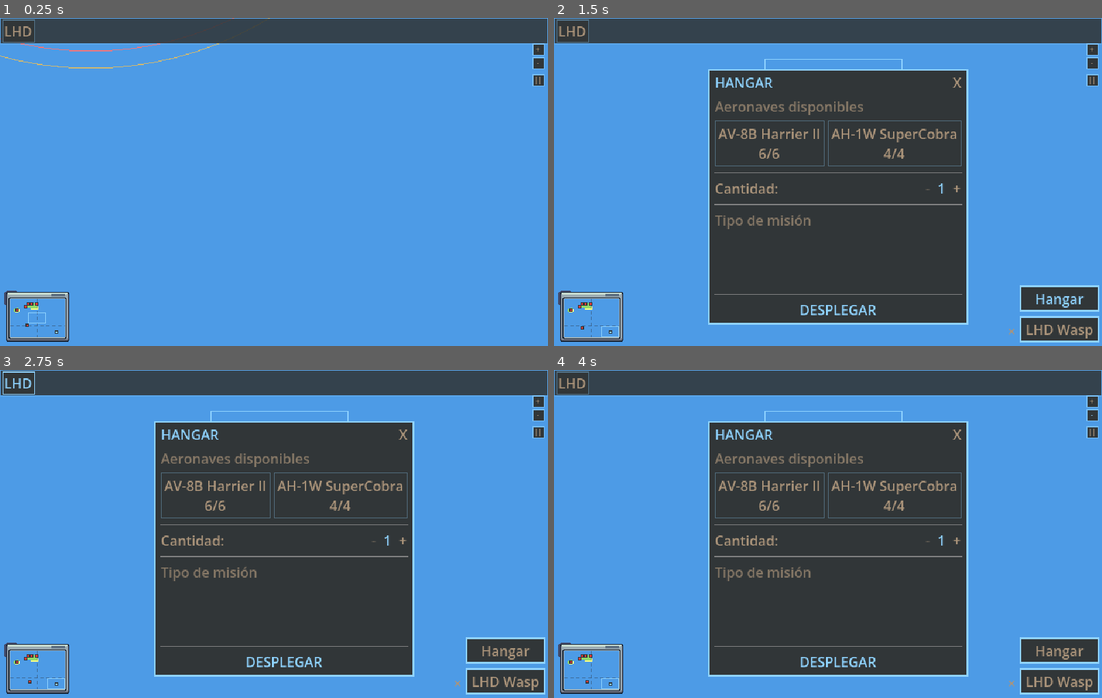
Above: before the commit, frames 1-4 (two rows, left to right).
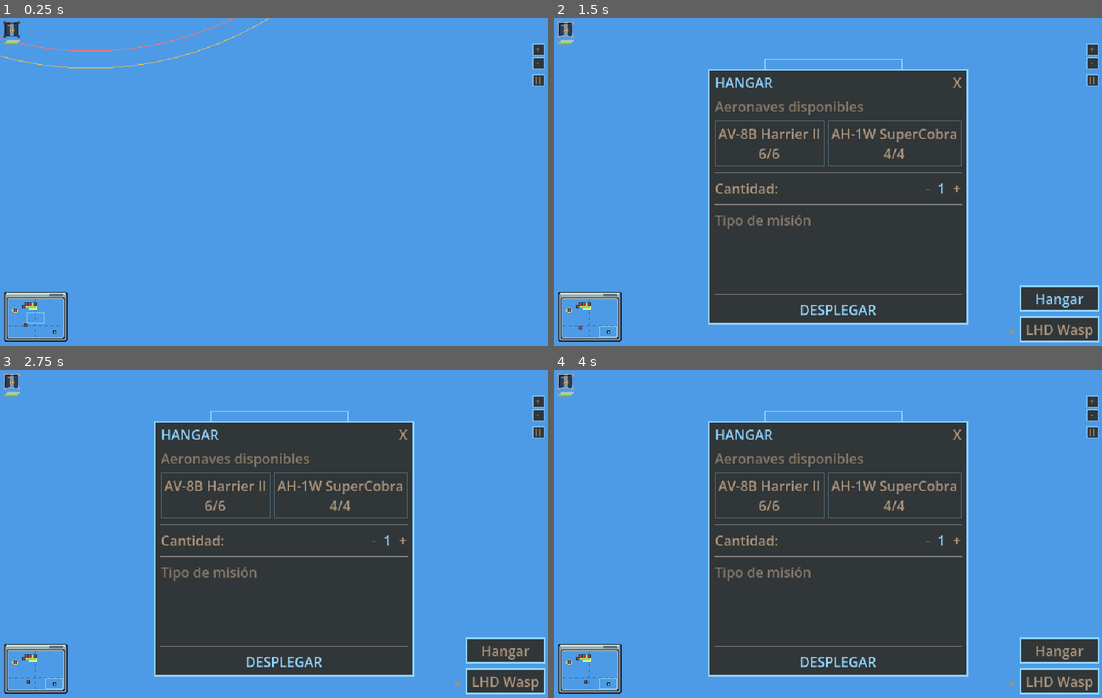
Above: after the commit, the same moments.

Repository: AbdielP/war-project
Game: Godot game, scene res://main.tscn
The game is run twice, just before and just after one commit, with the same random seed, the same clock (stepped at 60 frames per second) and the same inputs.
Inputs (mouse positions are in pixels of both pictures, inside the frame that each line leads up to):
- Up to frame 1 (0.25 s): no input
- Up to frame 2 (1.5 s): click (564, 34) at 0.52 s; click "Hangar" at 1.25 s
- Up to frame 3 (2.75 s): click (16, 383) at 2 s, where only the run before the commit has a clickable "LHD"
- Up to frame 4 (4 s): click "+" at 2.75 s; click "-" at 3.5 s

The runs differ from the first frame. In frame 1, 7.9% of the frame differs, in the area x 0-100%, y 0-99%; in frame 2, 7.9%; in frame 3, 7.9%; in frame 4, 7.9%.

Commit message:
que mal esta quedando...

Diff:
--- a/core/unit/ah1w_supercobra/ah1w_supercobra_type.tres
+++ b/core/unit/ah1w_supercobra/ah1w_supercobra_type.tres
@@ -1,11 +1,13 @@
 [gd_resource type="Resource" script_class="UnitType" format=3]
 
 [ext_resource type="Script" path="res://core/unit/unit_type.gd" id="1"]
+[ext_resource type="Texture2D" uid="uid://co8wflybipmkb" path="res://assets/art/UI/icon_ah1w.png" id="2"]
 
 [resource]
 script = ExtResource("1")
 display_name = "AH-1W SuperCobra"
 actions = []
+portrait_icon = ExtResource("2")
 domain = 0
 max_health = 45.0
 ecm_evasion = 0.1
--- a/core/unit/av8b_harrier/av8b_harrier_type.tres
+++ b/core/unit/av8b_harrier/av8b_harrier_type.tres
@@ -2,10 +2,12 @@
 
 [ext_resource type="Script" uid="uid://c1lw2d718qt22" path="res://core/unit/unit_type.gd" id="1"]
 [ext_resource type="Resource" uid="uid://dqyodhqkvrwhp" path="res://core/weapon/gau12_cannon.tres" id="2"]
+[ext_resource type="Texture2D" uid="uid://divo0r1hmojlp" path="res://assets/art/UI/icon_av8b.png" id="3"]
 
 [resource]
 script = ExtResource("1")
 display_name = "AV-8B Harrier II"
+portrait_icon = ExtResource("3")
 cannon = ExtResource("2")
 domain = 0
 max_health = 60.0
--- a/core/unit/lhd_wasp/lhd_wasp_type.tres
+++ b/core/unit/lhd_wasp/lhd_wasp_type.tres
@@ -1,8 +1,10 @@
 [gd_resource type="Resource" script_class="UnitType" format=3 uid="uid://bpcombri2c111"]
 
 [ext_resource type="Script" uid="uid://c1lw2d718qt22" path="res://core/unit/unit_type.gd" id="1"]
+[ext_resource type="Texture2D" uid="uid://b5imdtqbv5omw" path="res://assets/art/UI/icon_lhd.png" id="2"]
 
 [resource]
 script = ExtResource("1")
 display_name = "Buque de asalto anfibio"
 actions = ["Hangar"]
+portrait_icon = ExtResource("2")
--- a/core/unit/unit.gd
+++ b/core/unit/unit.gd
@@ -28,6 +28,10 @@
 ## frame por algo que cambia de tarde en tarde.
 signal ammo_changed(weapon: WeaponType, remaining: int)
 signal attack_target_changed(target: Unit)
+## Encajó daño y le queda `current` de `maximum`. Como `ammo_changed`: la barra
+## de vida del panel se entera cuando pasa algo, en vez de preguntar cada frame
+## por un número que cambia de tarde en tarde.
+signal health_changed(current: float, maximum: float)
 ## Se emite antes de quitarla del mapa, para que quien la estuviera siguiendo
 ## se entere mientras todavía existe.
 signal died(unit: Unit)
@@ -176,9 +180,12 @@
 			# el arma pega, y la barra de vida —cuando exista— no mentirá diciendo
 			# que está intacto.
 			health = 1.0
+			health_changed.emit(health, get_max_health())
 			return
 		died.emit(self)
 		queue_free()
+		return
+	health_changed.emit(health, get_max_health())
 
 
 ## Hacia dónde mira, en radianes de mundo. Es de dónde sale el armamento y
--- a/core/unit/unit_type.gd
+++ b/core/unit/unit_type.gd
@@ -7,6 +7,10 @@
 
 @export var display_name: String = ""
 @export var actions: PackedStringArray = []
+## La silueta que la representa en el panel de desplegadas. Va en el tipo y no en
+## la instancia: dos Harrier se dibujan igual. Vacío = no sale silueta, sólo el
+## marco — es lo que pasa con las unidades ajenas, que en ese panel no aparecen.
+@export var portrait_icon: Texture2D
 ## Arma fija de la unidad: va siempre, no depende del armamento que se le
 ## cuelgue y no ocupa estación. Vacío = la unidad no tiene cañón.
 @export var cannon: WeaponType
--- a/ui/hud/deployed_panel/deployed_panel.gd
+++ b/ui/hud/deployed_panel/deployed_panel.gd
@@ -2,21 +2,27 @@
 
 signal unit_selected(unit: Unit)
 
+const PORTRAIT := preload("res://ui/hud/deployed_panel/unit_portrait.tscn")
+
+## Qué grupo va en cada fila de la escena, en orden. El nombre de la fila es el
+## del nodo: mover una categoría de sitio es mover el nodo en el editor.
 const _CATEGORIES: Array = [
-	["unit_maritime", "SEA"],
-	["unit_air", "AIR"],
-	["unit_ground", "GND"],
+	["unit_maritime", "Sea"],
+	["unit_air", "Air"],
+	["unit_ground", "Ground"],
 ]
 
-const _COLOR_TEXT   := Color(0.6705882, 0.5803922, 0.4784314)
-const _COLOR_ACCENT := Color(0.56078434, 0.827451, 1.0)
-const _COLOR_DIM    := Color(0.6705882, 0.5803922, 0.4784314, 0.4)
+@onready var _rows_box: HBoxContainer = $Rows
 
-var _rows: Array = []   # un HBoxContainer por categoría
+var _rows: Array[HBoxContainer] = []
 var _dirty := true
-## Las que se perdieron, por categoría: `{índice de fila: [nombre, ...]}`. Se
-## guarda el nombre y no la unidad porque la unidad ya no existe — el panel es lo
-## único que queda de ella.
+## La que está seleccionada ahora mismo, para volver a marcarla cuando el panel
+## se reconstruye. Sin esto, perder o desplegar una unidad apagaría el marco de
+## la que el jugador tiene delante.
+var _selected: Unit = null
+## Las que se perdieron, por categoría: `{índice de fila: [[nombre, tipo], ...]}`.
+## Se guarda el nombre **y el tipo** porque la unidad ya no existe y el cuadrito
+## sigue necesitando su silueta — el panel es lo único que queda de ella.
 ##
 ## Una baja **no desaparece del panel**: se va al final de su fila, apagada. Que
 ## un cuadrito se esfume sin más deja al jugador dudando de si perdió algo o si
@@ -25,7 +31,8 @@
 
 
 func _ready() -> void:
-	_build_layout()
+	for pair in _CATEGORIES:
+		_rows.append(_rows_box.get_node(pair[1]) as HBoxContainer)
 	get_tree().node_added.connect(_on_tree_changed)
 	get_tree().node_removed.connect(_on_tree_changed)
 	get_tree().node_added.connect(_watch)
@@ -54,7 +61,7 @@
 		return
 	if not _lost.has(row):
 		_lost[row] = []
-	_lost[row].append(unit.get_display_name())
+	_lost[row].append([unit.get_display_name(), unit.unit_type])
 	_dirty = true
 
 
@@ -78,37 +85,19 @@
 		_dirty = true
 
 
-func _build_layout() -> void:
-	var bg := StyleBoxFlat.new()
-	bg.bg_color = Color(0.192, 0.212, 0.220, 0.88)
-	bg.border_color = Color(0.561, 0.827, 1.0, 0.2)
-	bg.set_border_width_all(1)
-	bg.content_margin_left = 3.0
-	bg.content_margin_right = 3.0
-	bg.content_margin_top = 2.0
-	bg.content_margin_bottom = 2.0
-	add_theme_stylebox_override("panel", bg)
+## Cuál lleva el marco de seleccionada. La selección la manda el HUD: el panel no
+## decide quién está elegida, sólo la señala.
+func set_selected(unit: Unit) -> void:
+	_selected = unit
+	_apply_selection()
 
-	var root := HBoxContainer.new()
-	root.add_theme_constant_override("separation", 14)
-	add_child(root)
 
-	for i in _CATEGORIES.size():
-		if i > 0:
-			var sep := VSeparator.new()
-			var ss := StyleBoxFlat.new()
-			ss.bg_color = Color(0.561, 0.827, 1.0, 0.18)
-			sep.add_theme_stylebox_override("separator", ss)
-			root.add_child(sep)
-
-		var group_box := HBoxContainer.new()
-		group_box.add_theme_constant_override("separation", 3)
-		root.add_child(group_box)
-
-		var row := HBoxContainer.new()
-		row.add_theme_constant_override("separation", 4)
-		group_box.add_child(row)
-		_rows.append(row)
+func _apply_selection() -> void:
+	for row in _rows:
+		for child in row.get_children():
+			var portrait := child as UnitPortrait
+			if portrait != null:
+				portrait.set_selected(portrait.unit != null and portrait.unit == _selected)
 
 
 func _refresh() -> void:
@@ -130,80 +119,21 @@
 				if unit.squad in seen_squads:
 					continue
 				seen_squads.append(unit.squad)
-				row.add_child(_make_btn(unit.squad.leader, unit.squad.members.size()))
+				_add_portrait(row).show_unit(unit.squad.leader, unit.squad.members.size())
 			else:
-				row.add_child(_make_btn(unit, 1))
+				_add_portrait(row).show_unit(unit, 1)
 		# Las bajas van detrás de las vivas, siempre. Es el orden de un parte:
 		# primero con qué se cuenta, después lo que costó.
-		for name in _lost.get(i, []):
-			row.add_child(_make_lost_btn(name))
+		for lost: Array in _lost.get(i, []):
+			_add_portrait(row).show_lost(lost[0], lost[1])
+	_apply_selection()
 
 
-## El cuadrito de una unidad perdida: mismo sitio, mismo tamaño, apagado y sin
-## responder. No lleva `pressed` porque no hay a dónde llevar la cámara — lo que
-## representaba ya no está en el mapa.
-func _make_lost_btn(display_name: String) -> Button:
-	var btn := Button.new()
-	btn.text = display_name.split(" ")[0]
-	btn.clip_text = true
-	btn.custom_minimum_size = Vector2(38, 18)
-	btn.disabled = true
-	btn.tooltip_text = "%s — perdido" % display_name
-
-	var box := StyleBoxFlat.new()
-	box.bg_color = Color(0.192, 0.212, 0.220, 0.5)
-	box.border_color = _COLOR_DIM
-	box.set_border_width_all(1)
-	box.set_content_margin_all(2)
-	for state in ["normal", "focus", "disabled", "hover", "pressed"]:
-		btn.add_theme_stylebox_override(state, box)
-
-	btn.add_theme_color_override("font_disabled_color", _COLOR_DIM)
-	return btn
-
-
-func _make_btn(unit: Unit, count: int) -> Button:
-	var btn := Button.new()
-	# primer token del nombre como etiqueta compacta
-	btn.text = unit.get_display_name().split(" ")[0]
-	btn.clip_text = true
-	btn.custom_minimum_size = Vector2(38, 18)
-
-	var normal_box := StyleBoxFlat.new()
-	normal_box.bg_color = Color(0.192, 0.212, 0.220)
-	normal_box.border_color = Color(0.561, 0.827, 1.0, 0.35)
-	normal_box.set_border_width_all(1)
-	normal_box.set_content_margin_all(2)
-
-	var hover_box := StyleBoxFlat.new()
-	hover_box.bg_color = Color(0.192, 0.212, 0.220)
-	hover_box.border_color = _COLOR_ACCENT
-	hover_box.set_border_width_all(1)
-	hover_box.set_content_margin_all(2)
-
-	for state in ["normal", "focus", "disabled"]:
-		btn.add_theme_stylebox_override(state, normal_box)
-	for state in ["hover", "pressed"]:
-		btn.add_theme_stylebox_override(state, hover_box)
-
-	btn.add_theme_color_override("font_color", _COLOR_TEXT)
-	btn.add_theme_color_override("font_hover_color", _COLOR_ACCENT)
-	btn.add_theme_color_override("font_pressed_color", _COLOR_ACCENT)
-
-	btn.pressed.connect(func() -> void:
-		if is_instance_valid(unit):
-			unit_selected.emit(unit)
-	)
-
-	if count > 1:
-		var badge := Label.new()
-		badge.text = "x%d" % count
-		badge.mouse_filter = Control.MOUSE_FILTER_IGNORE
-		badge.add_theme_font_size_override("font_size", 7)
-		badge.add_theme_color_override("font_color", _COLOR_ACCENT)
-		badge.set_anchors_preset(Control.PRESET_BOTTOM_RIGHT)
-		badge.grow_horizontal = Control.GROW_DIRECTION_BEGIN
-		badge.grow_vertical = Control.GROW_DIRECTION_BEGIN
-		btn.add_child(badge)
-
-	return btn
+## Un cuadrito vacío ya colgado de su fila. Entra en el árbol **antes** de que le
+## digan a quién representa: `show_unit` toca nodos `@onready`, y hasta que no
+## entra no existen.
+func _add_portrait(row: HBoxContainer) -> UnitPortrait:
+	var portrait: UnitPortrait = PORTRAIT.instantiate()
+	row.add_child(portrait)
+	portrait.picked.connect(func(picked: Unit) -> void: unit_selected.emit(picked))
+	return portrait
--- a/ui/hud/deployed_panel/deployed_panel.tscn
+++ b/ui/hud/deployed_panel/deployed_panel.tscn
@@ -1,8 +1,30 @@
-[gd_scene format=3]
+[gd_scene load_steps=4 format=3]
 
 [ext_resource type="Script" path="res://ui/hud/deployed_panel/deployed_panel.gd" id="1"]
 [ext_resource type="Theme" path="res://assets/fonts/ui_theme.tres" id="2"]
 
+[sub_resource type="StyleBoxEmpty" id="StyleBoxEmpty_1"]
+
 [node name="DeployedPanel" type="PanelContainer"]
 theme = ExtResource("2")
+theme_override_styles/panel = SubResource("StyleBoxEmpty_1")
 script = ExtResource("1")
+
+[node name="Rows" type="HBoxContainer" parent="."]
+layout_mode = 2
+theme_override_constants/separation = 10
+
+[node name="Sea" type="HBoxContainer" parent="Rows"]
+layout_mode = 2
+size_flags_vertical = 0
+theme_override_constants/separation = 2
+
+[node name="Air" type="HBoxContainer" parent="Rows"]
+layout_mode = 2
+size_flags_vertical = 0
+theme_override_constants/separation = 2
+
+[node name="Ground" type="HBoxContainer" parent="Rows"]
+layout_mode = 2
+size_flags_vertical = 0
+theme_override_constants/separation = 2
--- /dev/null
+++ b/ui/hud/deployed_panel/unit_portrait.gd
@@ -0,0 +1,70 @@
+extends Button
+class_name UnitPortrait
+
+## Un cuadrito del panel de desplegadas: marco, silueta y barra de vida.
+##
+## Marco suelto y marco seleccionado son **dos texturas dibujadas**, no un tinte
+## sobre la misma: la versión seleccionada cambia el color del borde entero y le
+## añade marcas rojas en las esquinas, y eso no sale de ningún `modulate`.
+
+## Lo pulsó el jugador. Quien escucha decide qué es "seleccionar": el panel sólo
+## sabe que este cuadrito representa a esa unidad.
+signal picked(unit: Unit)
+
+const _FRAME := preload("res://assets/art/UI/portrait_frame.png")
+const _FRAME_ON := preload("res://assets/art/UI/portrait_frame_selected.png")
+
+## Cuánto se apaga el cuadrito de una unidad perdida. No desaparece: sigue en su
+## sitio, en gris, como recuento de lo que costó la operación.
+const _LOST_TINT := Color(0.45, 0.45, 0.5, 0.7)
+
+@onready var _frame: TextureRect = $Frame
+@onready var _mark: TextureRect = $Mark
+@onready var _health: TextureProgressBar = $Health
+
+## A quién representa, o `null` si es una baja.
+var unit: Unit = null
+
+
+func _ready() -> void:
+	pressed.connect(func() -> void:
+		if is_instance_valid(unit):
+			picked.emit(unit))
+
+
+## La unidad que va en el cuadrito. Se engancha a su vida en vez de mirarla cada
+## frame: la barra sólo tiene que moverse cuando le pegan.
+func show_unit(shown: Unit, count: int = 1) -> void:
+	unit = shown
+	modulate = Color.WHITE
+	disabled = false
+	_mark.texture = shown.unit_type.portrait_icon if shown.unit_type != null else null
+	tooltip_text = shown.get_display_name() if count < 2 \
+		else "%s (%d)" % [shown.get_display_name(), count]
+	_health.show()
+	_refresh_health(shown.health, shown.get_max_health())
+	if not shown.health_changed.is_connected(_refresh_health):
+		shown.health_changed.connect(_refresh_health)
+	set_selected(false)
+
+
+## Una baja. Conserva la silueta —de ahí que se guarde el tipo y no sólo el
+## nombre: la unidad ya no existe— y pierde la barra, porque no queda vida que
+## contar. No responde al ratón: no hay a dónde llevar la cámara.
+func show_lost(display_name: String, type: UnitType) -> void:
+	unit = null
+	_mark.texture = type.portrait_icon if type != null else null
+	tooltip_text = "%s (perdido)" % display_name
+	modulate = _LOST_TINT
+	disabled = true
+	_health.hide()
+	set_selected(false)
+
+
+func set_selected(on: bool) -> void:
+	_frame.texture = _FRAME_ON if on else _FRAME
+
+
+func _refresh_health(current: float, maximum: float) -> void:
+	_health.max_value = maxf(1.0, maximum)
+	_health.value = current
--- /dev/null
+++ b/ui/hud/deployed_panel/unit_portrait.tscn
@@ -0,0 +1,45 @@
+[gd_scene load_steps=6 format=3]
+
+[ext_resource type="Script" path="res://ui/hud/deployed_panel/unit_portrait.gd" id="1"]
+[ext_resource type="Texture2D" uid="uid://bi7atm40g5u6v" path="res://assets/art/UI/portrait_frame.png" id="2"]
+[ext_resource type="Texture2D" uid="uid://dvilv6u340lbr" path="res://assets/art/UI/health_bar_frame.png" id="3"]
+[ext_resource type="Texture2D" uid="uid://dunttei3h6pyf" path="res://assets/art/UI/health_bar_fill.png" id="4"]
+
+[sub_resource type="StyleBoxEmpty" id="StyleBoxEmpty_1"]
+
+[node name="UnitPortrait" type="Button"]
+custom_minimum_size = Vector2(19, 27)
+offset_right = 19.0
+offset_bottom = 27.0
+focus_mode = 0
+theme_override_styles/focus = SubResource("StyleBoxEmpty_1")
+theme_override_styles/disabled = SubResource("StyleBoxEmpty_1")
+theme_override_styles/pressed = SubResource("StyleBoxEmpty_1")
+theme_override_styles/hover = SubResource("StyleBoxEmpty_1")
+theme_override_styles/normal = SubResource("StyleBoxEmpty_1")
+script = ExtResource("1")
+
+[node name="Frame" type="TextureRect" parent="."]
+layout_mode = 0
+offset_right = 19.0
+offset_bottom = 19.0
+mouse_filter = 2
+texture = ExtResource("2")
+
+[node name="Mark" type="TextureRect" parent="."]
+layout_mode = 0
+offset_right = 19.0
+offset_bottom = 19.0
+mouse_filter = 2
+stretch_mode = 3
+
+[node name="Health" type="TextureProgressBar" parent="."]
+layout_mode = 0
+offset_top = 22.0
+offset_right = 19.0
+offset_bottom = 27.0
+mouse_filter = 2
+step = 0.0
+value = 100.0
+texture_under = ExtResource("3")
+texture_progress = ExtResource("4")
--- a/ui/hud/hud.gd
+++ b/ui/hud/hud.gd
@@ -129,6 +129,10 @@
 	_desel_btn.show()
 	_unit_tag.show_for(unit)
 	_tactical_map.set_selected_unit(unit)
+	# El cuadrito del panel se marca desde aquí y no desde el propio panel: da
+	# igual cómo se haya elegido la unidad —clic en el mapa, en el panel, o la
+	# tecla— porque todas acaban pasando por esta llamada.
+	_deployed_panel.set_selected(unit)
 
 
 ## Del enemigo se ve qué es, no se le cambia el arma. Y con el mapa táctico
@@ -174,6 +178,7 @@
 	_desel_btn.hide()
 	_unit_tag.clear()
 	_tactical_map.set_selected_unit(null)
+	_deployed_panel.set_selected(null)
 
 
 const _COLUMN_GAP := 6.0
--- a/ui/hud/hud.tscn
+++ b/ui/hud/hud.tscn
@@ -34,8 +34,8 @@
 
 [node name="Minimap" parent="." unique_id=1579022018 instance=ExtResource("2")]
 offset_left = 5.0
-offset_top = 292.0
-offset_right = 92.0
+offset_top = 294.0
+offset_right = 87.0
 offset_bottom = 379.0
 
 [node name="TacticalMap" parent="." instance=ExtResource("11")]
@@ -53,10 +53,10 @@
 offset_right = 637.0
 
 [node name="DeployedPanel" parent="." instance=ExtResource("6")]
-offset_left = 0.0
-offset_top = 0.0
-offset_right = 640.0
-offset_bottom = 24.0
+offset_left = 4.0
+offset_top = 4.0
+offset_right = 4.0
+offset_bottom = 4.0
 
 [node name="WeaponBar" parent="." instance=ExtResource("7")]
 
--- a/ui/hud/minimap/minimap.gd
+++ b/ui/hud/minimap/minimap.gd
@@ -5,18 +5,23 @@
 ## un vistazo, el recuadro de dónde estás mirando, y un botón para abrir el mapa
 ## grande. Todo el dibujo lo hace [MapView]; esto lleva el tamaño y el click.
 ##
-## **El panel se ajusta al dibujo, no al revés.** La escala del mapa es entera,
-## así que en un panel de tamaño cualquiera siempre sobra un borde muerto. Aquí
-## se hace al contrario: se mira lo que ocupa el dibujo y el panel se recorta a
-## esa medida.
+## **El panel se ajusta al dibujo, no al revés.** La escala del mapa es entera y
+## el mapa casi nunca tiene la proporción del marco, así que en un panel de
+## tamaño fijo siempre sobra un borde muerto — franjas de fondo arriba y abajo
+## que se leen como un fallo. Aquí se hace al contrario: se mira lo que ocupa el
+## mapa y el panel se recorta a esa medida.
+##
+## Por eso el marco va como nine-patch: **el sprite es una muestra, no una
+## medida**. Su tamaño en el PNG no manda sobre el panel; lo que manda son sus
+## bordes y sus esquinas, que se conservan al píxel a cualquier medida.
 
 ## El jugador quiere el mapa a pantalla completa.
 signal expand_requested
 
 ## Franja de arriba que sirve de agarre para estirar. Fuera de ella, pulsar abre
-## el mapa grande. Es el grosor del marco dibujado: más allá empieza el mapa, y
-## agarrar ahí sería robarle el click.
-const GRIP_PX := 10.0
+## el mapa grande. Es la barra de título del dibujo —donde están las rayitas—:
+## más allá empieza el mapa, y agarrar ahí sería robarle el click.
+const GRIP_PX := 8.0
 ## Hasta dónde puede crecer. Más allá tapa el registro de eventos y deja de ser
 ## un mapa "de un vistazo".
 const MAX_HEIGHT := 220.0
--- a/ui/hud/minimap/minimap.tscn
+++ b/ui/hud/minimap/minimap.tscn
@@ -5,19 +5,19 @@
 [ext_resource type="Texture2D" uid="uid://cpecxaunm8wyb" path="res://assets/art/UI/minimap_panel.png" id="3"]
 
 [sub_resource type="StyleBoxTexture" id="StyleBoxTexture_1"]
-content_margin_left = 7.0
-content_margin_top = 10.0
+content_margin_left = 5.0
+content_margin_top = 8.0
 content_margin_right = 5.0
 content_margin_bottom = 5.0
 texture = ExtResource("3")
-texture_margin_left = 15.0
-texture_margin_top = 17.0
+texture_margin_left = 6.0
+texture_margin_top = 9.0
 texture_margin_right = 21.0
 texture_margin_bottom = 5.0
 
 [node name="Minimap" type="PanelContainer"]
-offset_right = 84.0
-offset_bottom = 87.0
+offset_right = 82.0
+offset_bottom = 85.0
 tooltip_text = "Mapa táctico (M)"
 theme_override_styles/panel = SubResource("StyleBoxTexture_1")
 script = ExtResource("1")
Binary file changed: assets/art/UI/Intento de UI final.png
Binary file added: assets/art/UI/health_bar_fill.png
Not shown, added: assets/art/UI/health_bar_fill.png.import
Binary file added: assets/art/UI/health_bar_frame.png
Not shown, added: assets/art/UI/health_bar_frame.png.import
Binary file added: assets/art/UI/icon_ah1w.png
Not shown, added: assets/art/UI/icon_ah1w.png.import
Binary file added: assets/art/UI/icon_av8b.png
Not shown, added: assets/art/UI/icon_av8b.png.import
Binary file added: assets/art/UI/icon_lhd.png
Not shown, added: assets/art/UI/icon_lhd.png.import
Binary file changed: assets/art/UI/minimap_panel.png
(and 7 more such lines)
